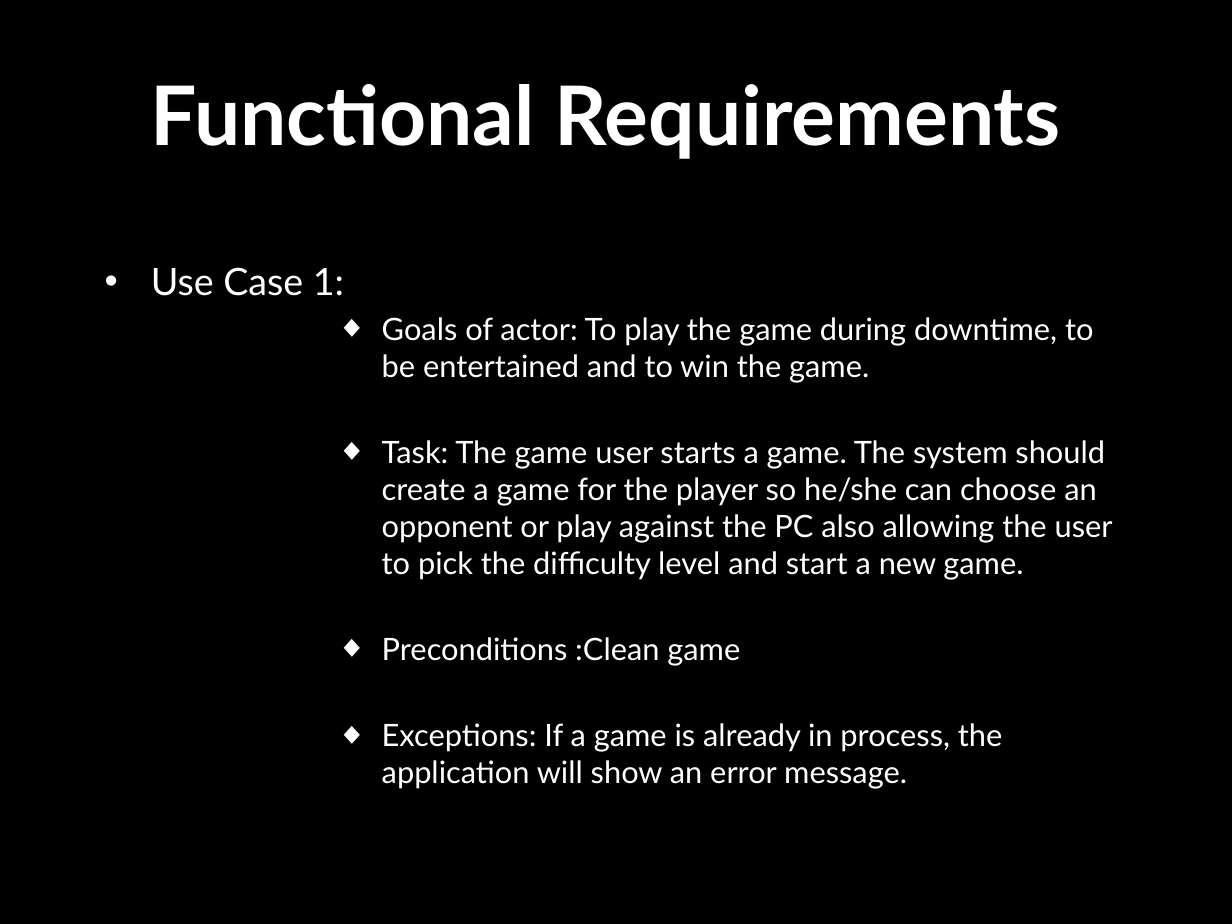
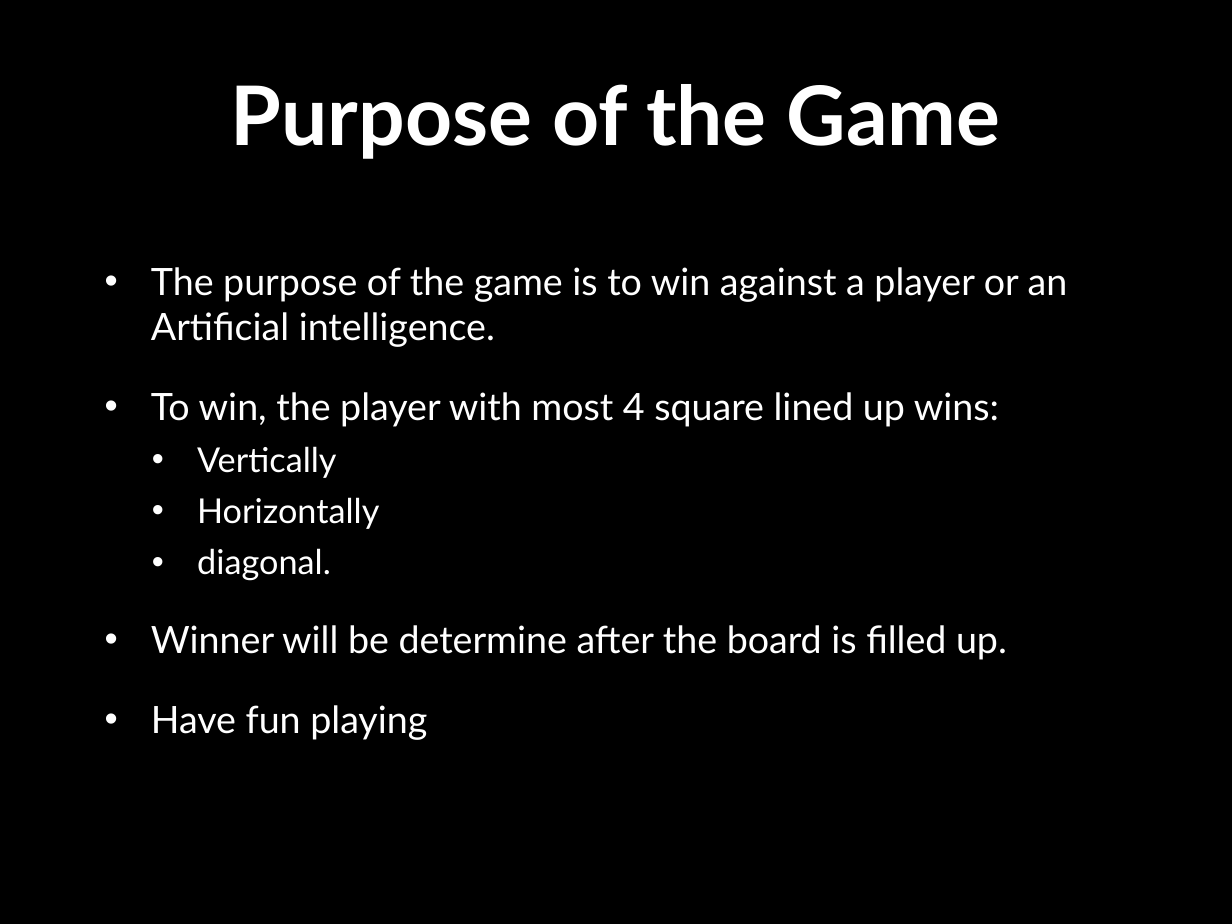
Before and after one commit to Amatarasu/A-Team, a slide deck: slide 3 of Power Point Presentation.pptx. Drawn at 1232x924 pixels with LibreOffice and Linux fonts; fonts in the diff are those of the drawing; background and template pictures are left out. Boxes give left, top, right and bottom in pixels: in the first picture for what was removed or moved away, otherwise in the second. Text is boxed around its words. In the diff, an @@ line names an element or a change of style, - is before the commit and + after.

```diff
--- a/Power Point Presentation.pptx
+++ b/Power Point Presentation.pptx
@@ title at bbox=[231, 84, 1001, 159]: text changed @@
-Functional Requirements
+Purpose of the Game
@@ text at bbox=[151, 267, 1068, 740]: text changed; size 18 to 22 pt @@
-• Use Case 1:
-          ◆ Goals of actor: To play the game during downtime, to be entertained and to win the game.
-          ◆ Task: The game user starts a game. The system should create a game for the player so he/she can choose an opponent or play against the PC also allowing the user to pick the difficulty level and start a new game.
-          ◆ Preconditions :Clean game
-          ◆ Exceptions: If a game is already in process, the application will show an error message.
+• The purpose of the game is to win against a player or an Artificial intelligence.
+• To win, the player with most 4 square lined up wins:
+  • Vertically
+  • Horizontally
+  • diagonal.
+• Winner will be determine after the board is filled up.
+• Have fun playing
```
Also in this commit, not shown: 2 other slides changed, 4 slides added, 2 slides removed.
